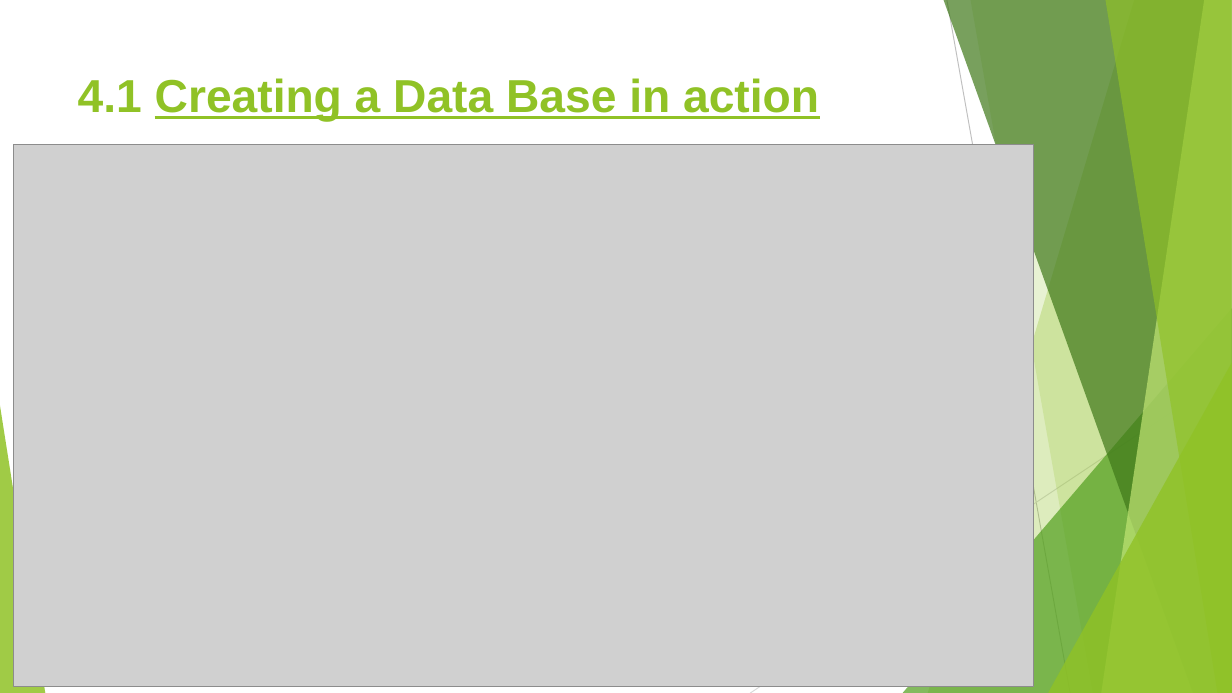
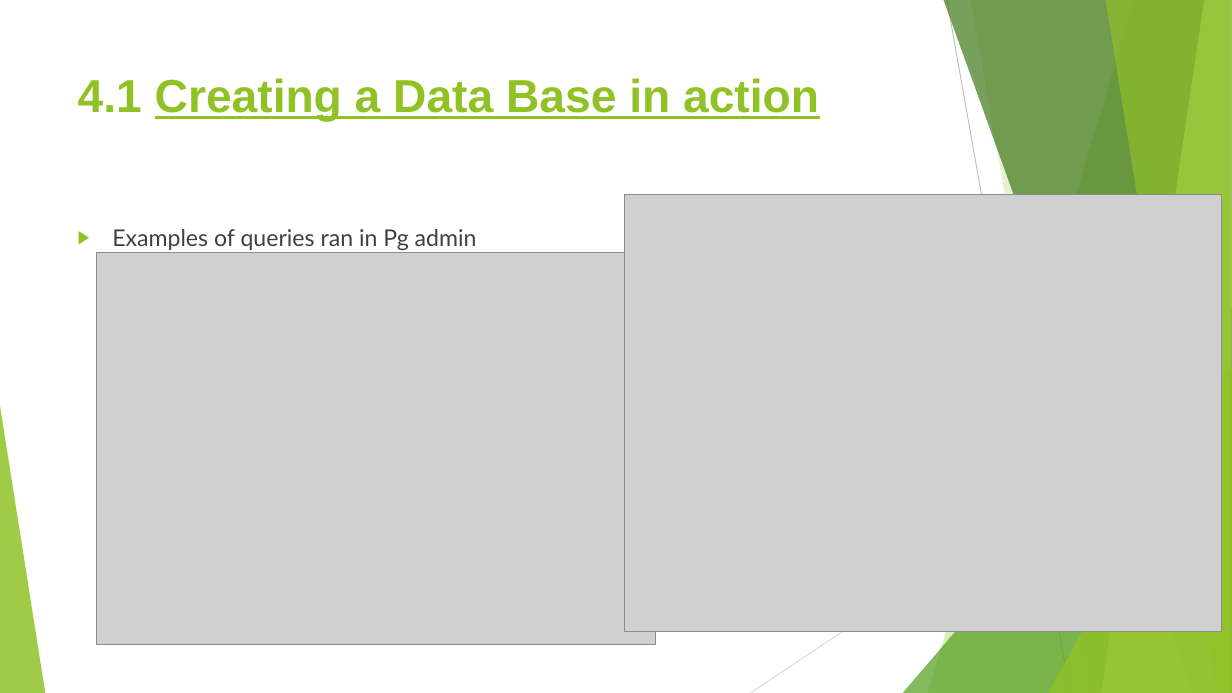
Before and after one commit to rubadhanaraj/Final_project, a slide deck: slide 10 of Project details.pptx (slide 9 before the commit). Drawn at 1232x693 pixels with LibreOffice and Linux fonts; fonts in the diff are those of the drawing; grey boxes stand for pictures. Boxes give left, top, right and bottom in pixels: in the first picture for what was removed or moved away, otherwise in the second. Text is boxed around its words. In the diff, an @@ line names an element or a change of style, - is before the commit and + after.

```diff
--- a/Project details.pptx
+++ b/Project details.pptx
@@ picture removed at box(14, 145, 1034, 687) @@
@@ picture added at box(625, 195, 1223, 631) @@
@@ text added at box(112, 229, 477, 250), 18 pt, text #404040 @@
+▶ Examples of queries ran in Pg admin
@@ picture added at box(96, 252, 656, 644) @@
```
Also in this commit, not shown: 15 other slides changed, 2 slides added.
